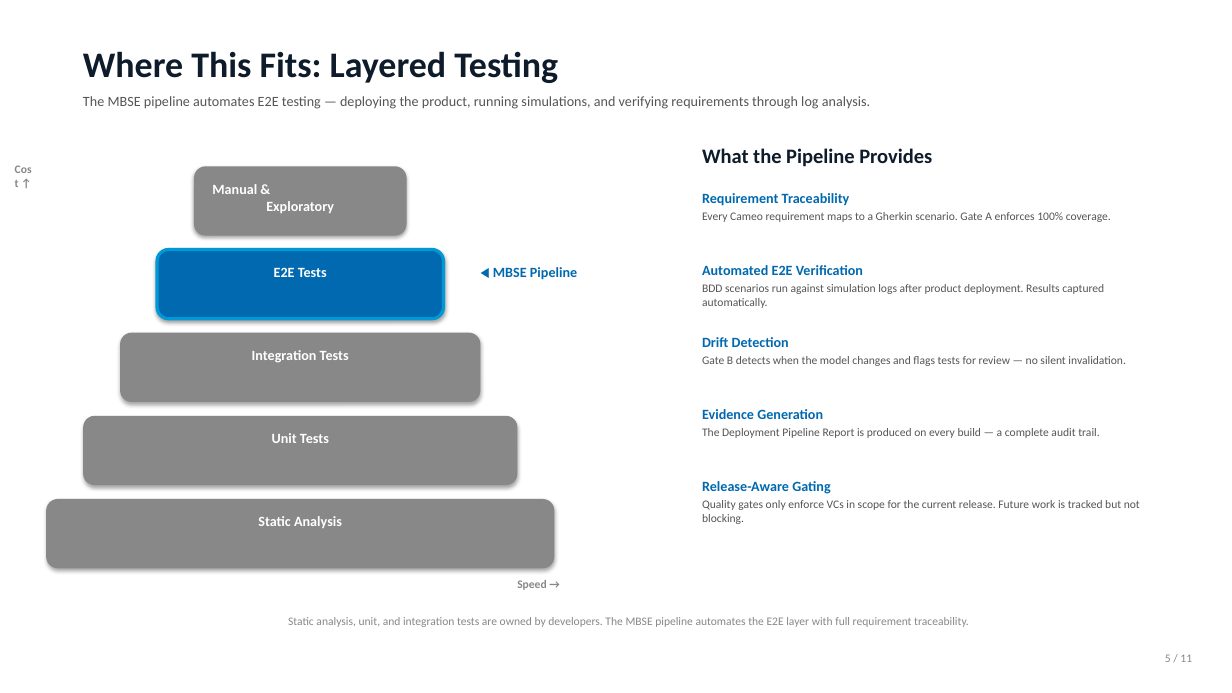
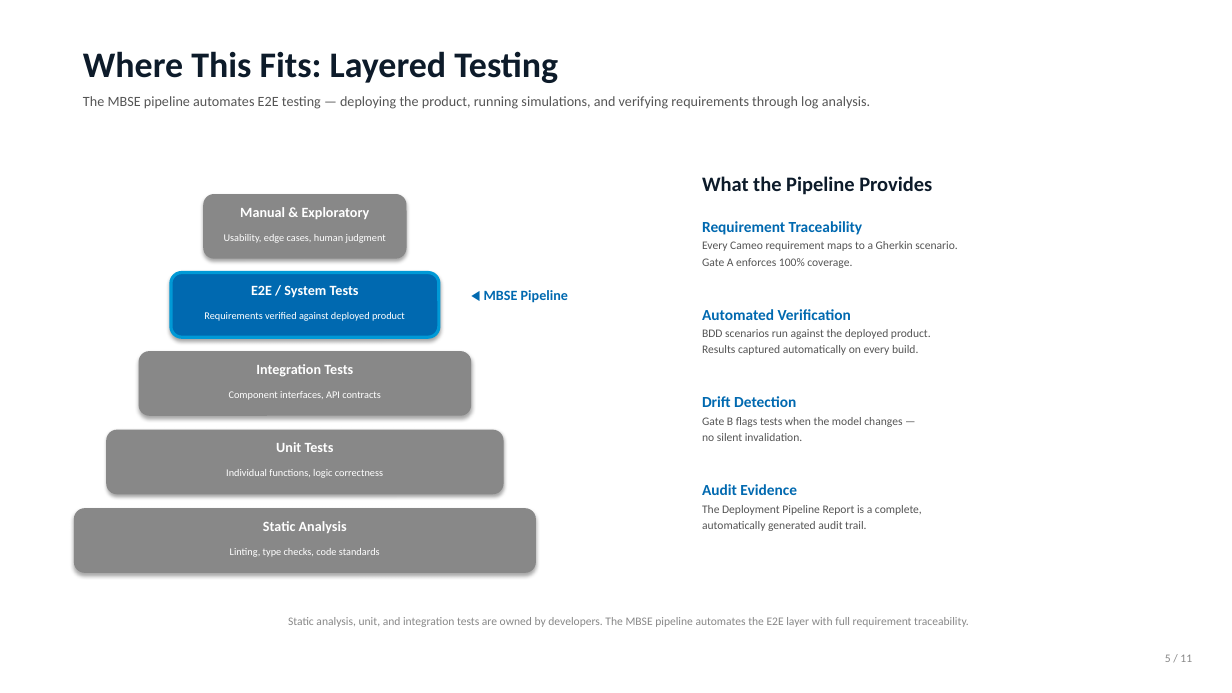
Before and after one commit to blake-perkins/product-pipeline, a slide deck: slide 5 of docs/presentations/MBSE_Pipeline_Executive_Brief.pptx. Drawn at 1232x693 pixels with LibreOffice and Linux fonts; fonts in the diff are those of the drawing. Boxes give left, top, right and bottom in pixels: in the first picture for what was removed or moved away, otherwise in the second. Text is boxed around its words. In the diff, an @@ line names an element or a change of style, - is before the commit and + after.

```diff
--- a/docs/presentations/MBSE_Pipeline_Executive_Brief.pptx
+++ b/docs/presentations/MBSE_Pipeline_Executive_Brief.pptx
@@ text removed at (x1=5, y1=157, x2=42, y2=573) @@
-Cost ↑
@@ text "What the Pipeline Provides" moved from (x1=702, y1=148, x2=932, y2=167) to (x1=702, y1=176, x2=932, y2=195) @@
@@ rounded rectangle resized from (x1=194, y1=166, x2=407, y2=236) to (x1=203, y1=194, x2=407, y2=259) @@
@@ text "Manual & Exploratory" rewrapped from (x1=212, y1=184, x2=334, y2=213) to (x1=240, y1=207, x2=370, y2=219) @@
@@ text added at (x1=224, y1=234, x2=386, y2=243), 8 pt, text #FFFFFF @@
+Usability, edge cases, human judgment
@@ text "Requirement Traceability" moved from (x1=702, y1=193, x2=1111, y2=222) to (x1=702, y1=221, x2=957, y2=268) @@
@@ text at (x1=702, y1=221, x2=862, y2=235): size 11 to 12 pt in "Requirement Traceability" @@
@@ rounded rectangle resized from (x1=157, y1=250, x2=444, y2=319) to (x1=171, y1=273, x2=439, y2=337) @@
@@ text at (x1=251, y1=285, x2=359, y2=298): text changed @@
-E2E Tests
+E2E / System Tests
@@ text "◀ MBSE Pipeline" moved from (x1=493, y1=267, x2=577, y2=280) to (x1=484, y1=290, x2=568, y2=303) @@
@@ text added at (x1=204, y1=312, x2=405, y2=321), 8 pt, text #FFFFFF @@
+Requirements verified against deployed product
@@ text at (x1=702, y1=309, x2=931, y2=355): text changed @@
-Automated E2E Verification
-BDD scenarios run against simulation logs after product deployment. Results captured automatically.
+Automated Verification
+BDD scenarios run against the deployed product.
+Results captured automatically on every build.
@@ rounded rectangle resized from (x1=120, y1=333, x2=481, y2=402) to (x1=139, y1=351, x2=471, y2=416) @@
@@ text "Integration Tests" moved from (x1=252, y1=350, x2=349, y2=362) to (x1=256, y1=364, x2=353, y2=377) @@
@@ text "Drift Detection" moved from (x1=702, y1=337, x2=1125, y2=366) to (x1=702, y1=396, x2=902, y2=441) @@
@@ text added at (x1=229, y1=391, x2=381, y2=400), 8 pt, text #FFFFFF @@
+Component interfaces, API contracts
@@ text at (x1=702, y1=417, x2=902, y2=441): text changed @@
-Gate B detects when the model changes and flags tests for review — no silent invalidation.
+Gate B flags tests when the model changes —
+no silent invalidation.
@@ text at (x1=702, y1=396, x2=796, y2=407): size 11 to 12 pt in "Drift Detection" @@
@@ rounded rectangle resized from (x1=83, y1=416, x2=518, y2=485) to (x1=106, y1=430, x2=504, y2=494) @@
@@ text "Unit Tests" moved from (x1=272, y1=433, x2=329, y2=443) to (x1=276, y1=442, x2=334, y2=452) @@
@@ text added at (x1=226, y1=469, x2=383, y2=478), 8 pt, text #FFFFFF @@
+Individual functions, logic correctness
@@ rounded rectangle resized from (x1=46, y1=499, x2=555, y2=568) to (x1=74, y1=508, x2=536, y2=573) @@
@@ text at (x1=702, y1=484, x2=922, y2=531): text changed @@
-Evidence Generation
-The Deployment Pipeline Report is produced on every build — a complete audit trail.
+Audit Evidence
+The Deployment Pipeline Report is a complete,
+automatically generated audit trail.
@@ text removed at (x1=702, y1=481, x2=1140, y2=524) @@
-Release-Aware Gating
-Quality gates only enforce VCs in scope for the current release. Future work is tracked but not blocking.
@@ text "Static Analysis" moved from (x1=258, y1=516, x2=342, y2=528) to (x1=263, y1=521, x2=347, y2=533) @@
@@ text added at (x1=230, y1=548, x2=380, y2=557), 8 pt, text #FFFFFF @@
+Linting, type checks, code standards
@@ text removed at (x1=517, y1=580, x2=546, y2=590) @@
-Speed →
```
Also in this commit, not shown: 1 other file.
